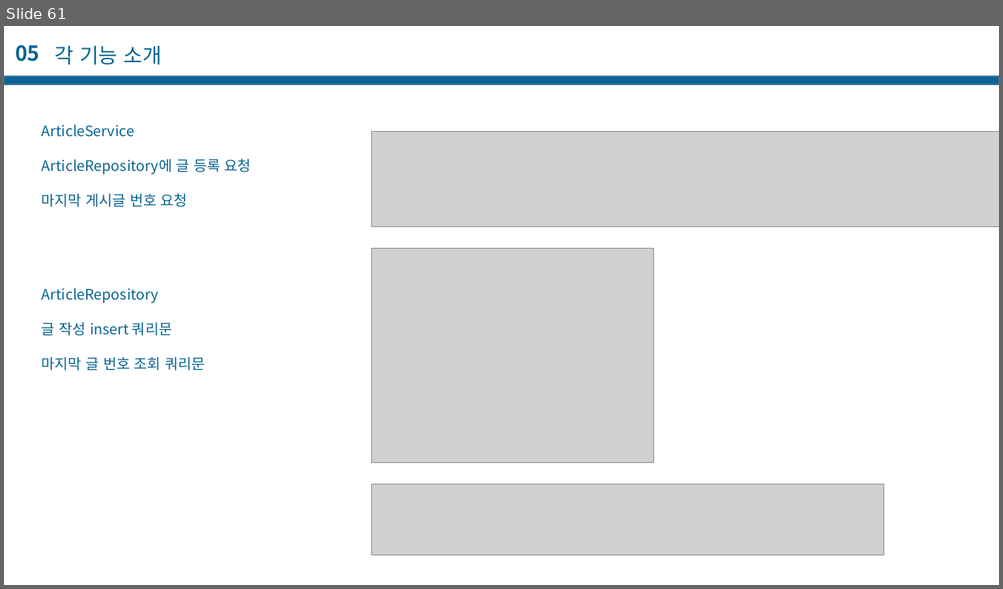
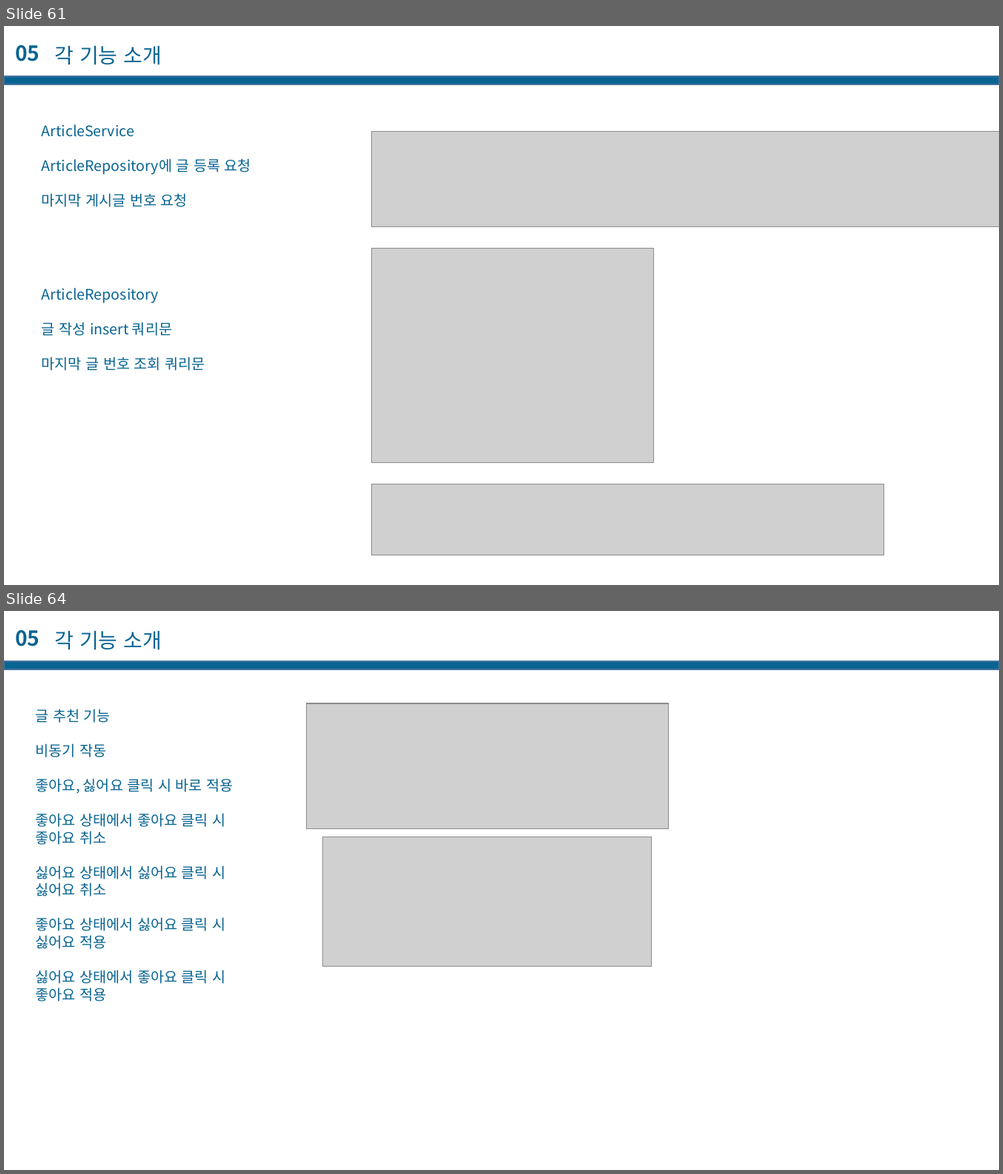
Before and after one commit to casatoo/EducationManager, a slide deck: 프로젝트 기술서.pptx. Shown one above the other, each under a label of ours: slide 61 before the commit, slides 61 and 64 after it; the slides between them are not shown. The pictures are 1003x589 and 1003x1174 pixels, drawn with LibreOffice and Linux fonts; fonts in the diff are those of the drawing; grey boxes stand for pictures. Boxes give left, top, right and bottom in pixels: in the first picture for what was removed or moved away, otherwise in the second. Text is boxed around its words. In the diff, an @@ line names an element or a change of style, - is before the commit and + after.

```diff
--- a/프로젝트 기술서.pptx
+++ b/프로젝트 기술서.pptx
@@ slide 64 added at (4, 611, 999, 1170), background #FFFFFF @@
@@ text added at (15, 630, 40, 647), 20 pt, text #086492, bold @@
+05
@@ text added at (54, 630, 162, 650), 20 pt, text #086492 @@
+각 기능 소개
@@ rectangle added at (4, 662, 999, 670), fill #086492, outline #43739E 1 pt @@
@@ text added at (36, 709, 233, 1002), 14 pt, text #086492 @@
+글 추천 기능
+비동기 작동
+좋아요, 싫어요 클릭 시 바로 적용
+좋아요 상태에서 좋아요 클릭 시 좋아요 취소
+싫어요 상태에서 싫어요 클릭 시 싫어요 취소
+좋아요 상태에서 싫어요 클릭 시 싫어요 적용
+싫어요 상태에서 좋아요 클릭 시 좋아요 적용
@@ picture added at (306, 703, 668, 829) @@
@@ picture added at (323, 837, 652, 967) @@
```
Also in this commit, not shown: 5 slides changed, 10 other slides added, 2 slides removed.
